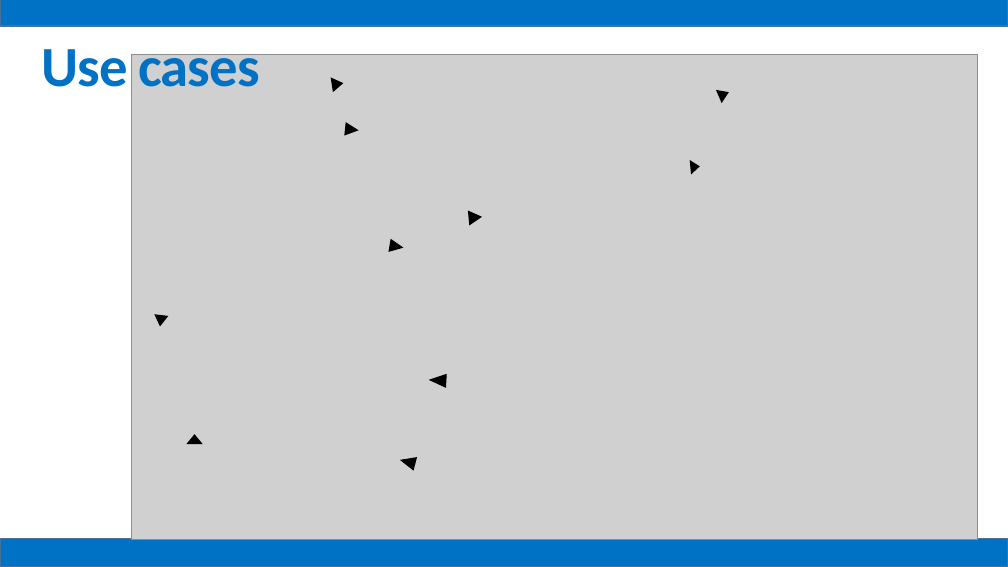
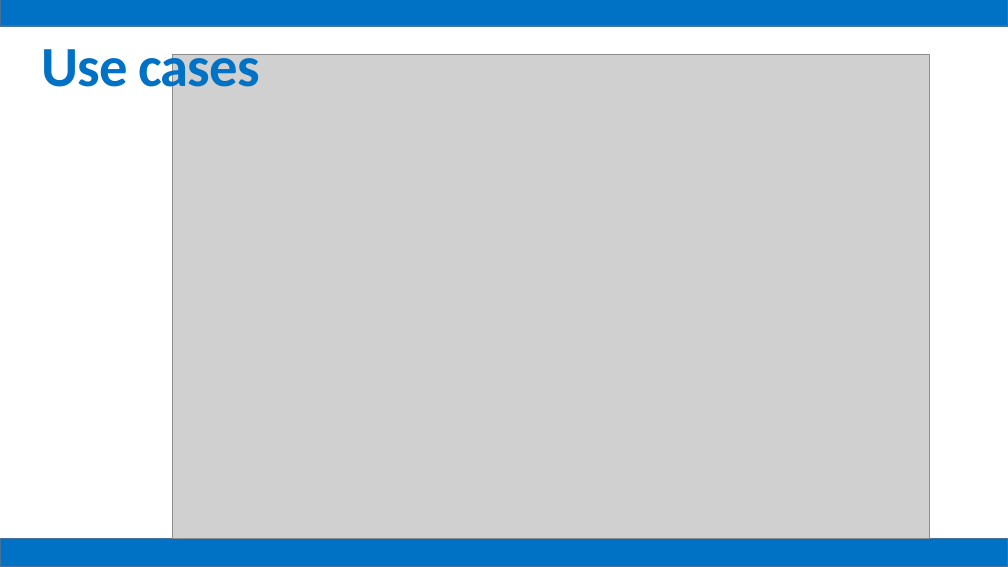
Before and after one commit to mz1991/ProgettoFebbraio2015, a slide deck: slide 17 of Febbraio 2015.pptx. Drawn at 1008x567 pixels with LibreOffice and Linux fonts; fonts in the diff are those of the drawing; grey boxes stand for pictures. Boxes give left, top, right and bottom in pixels: in the first picture for what was removed or moved away, otherwise in the second. Text is boxed around its words. In the diff, an @@ line names an element or a change of style, - is before the commit and + after.

Commit message:
Presentazione

```diff
--- a/Febbraio 2015.pptx
+++ b/Febbraio 2015.pptx
@@ picture: place and size @@
-picture at bbox=[132, 54, 978, 539]
+picture at bbox=[172, 55, 930, 539]
@@ triangle removed at bbox=[332, 76, 343, 91] @@
@@ triangle removed at bbox=[717, 87, 731, 102] @@
@@ triangle removed at bbox=[345, 123, 358, 136] @@
@@ triangle removed at bbox=[690, 160, 700, 173] @@
@@ triangle removed at bbox=[469, 210, 482, 225] @@
@@ triangle removed at bbox=[389, 240, 403, 253] @@
@@ triangle removed at bbox=[154, 315, 167, 326] @@
@@ triangle removed at bbox=[430, 374, 446, 388] @@
@@ triangle removed at bbox=[188, 435, 202, 443] @@
@@ triangle removed at bbox=[399, 455, 416, 470] @@
```
Also in this commit, not shown: 13 other slides changed, 3 other files.
